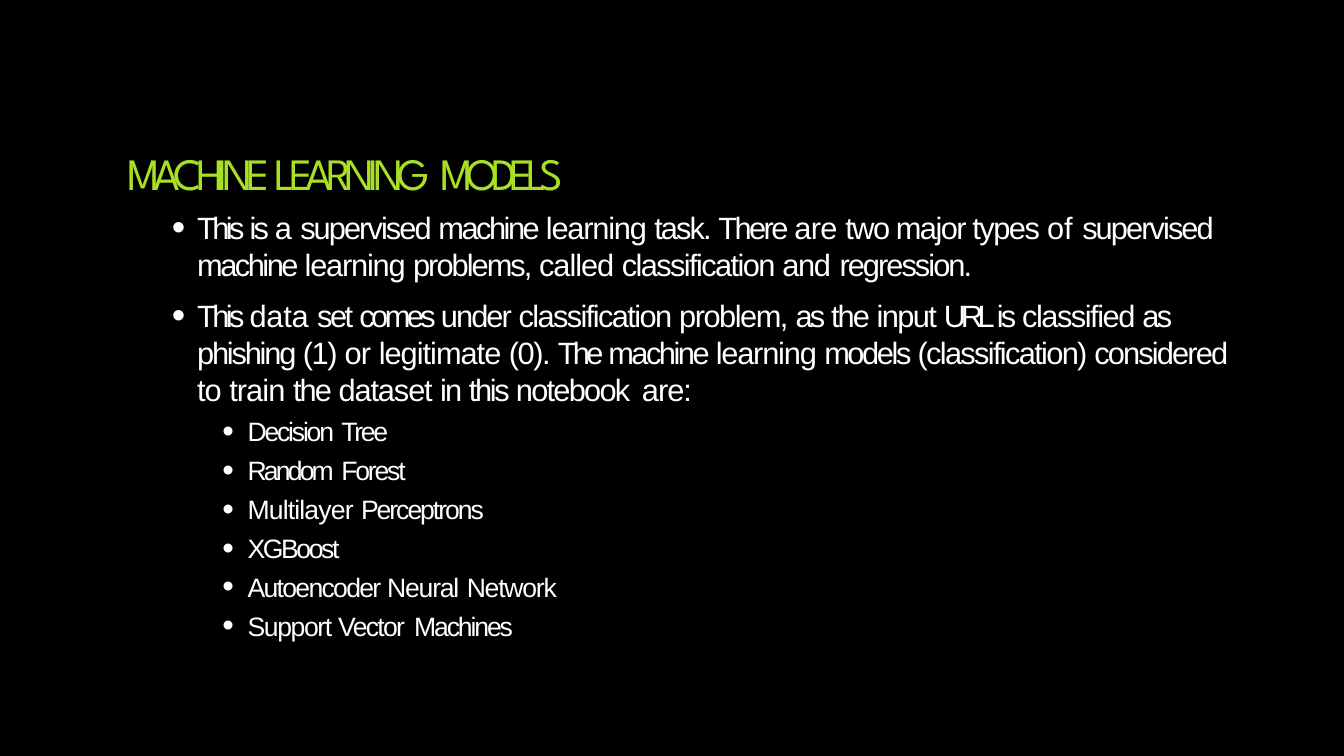
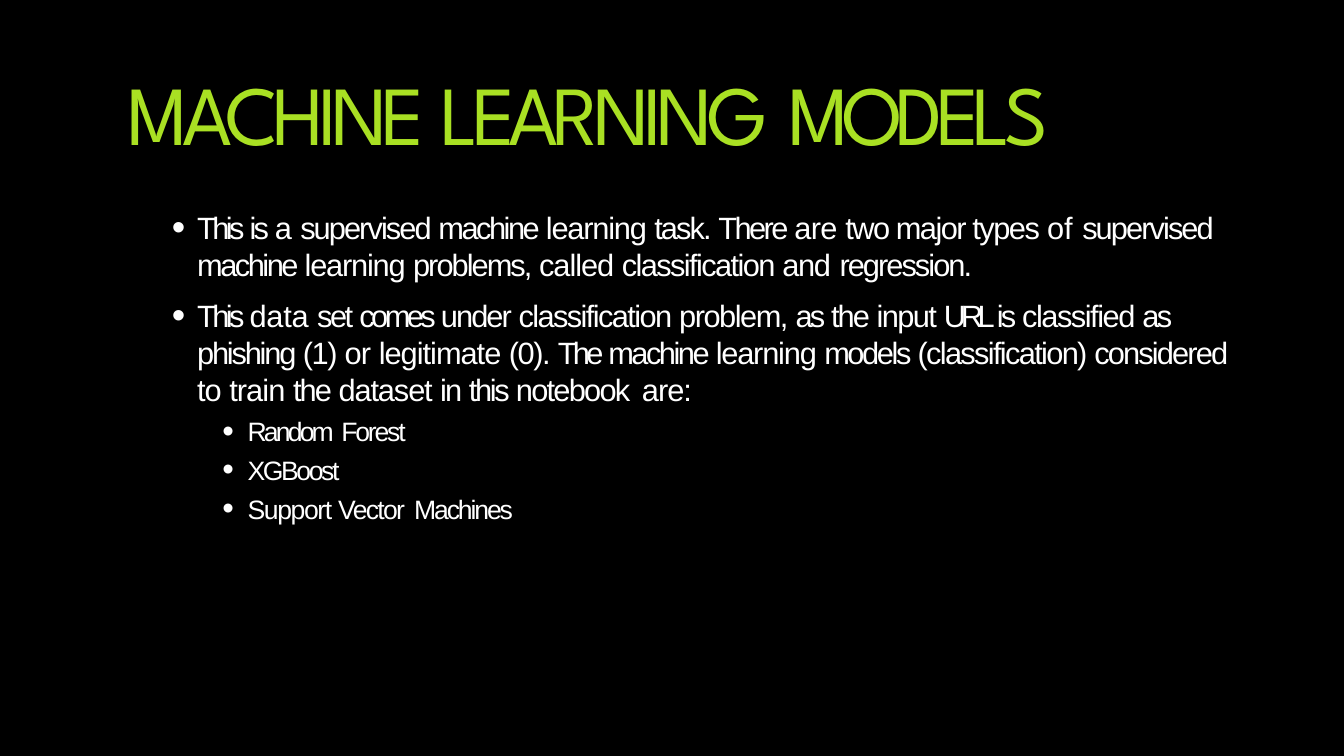
Before and after one commit to OvaizAli/Phishing-Website-Detection-by-Machine-Learning-Techniques, a slide deck: slide 9 of Phishing Website Detection by Machine Learning Techniques.pptx. Drawn at 1344x756 pixels with LibreOffice and Linux fonts; fonts in the diff are those of the drawing; background and template pictures are left out. Boxes give left, top, right and bottom in pixels: in the first picture for what was removed or moved away, otherwise in the second. Text is boxed around its words. In the diff, an @@ line names an element or a change of style, - is before the commit and + after.

Commit message:
PPT Update

```diff
--- a/Phishing Website Detection by Machine Learning Techniques.pptx
+++ b/Phishing Website Detection by Machine Learning Techniques.pptx
@@ title "MACHINE LEARNING MODELS": place and size @@
-title "MACHINE LEARNING MODELS" at bbox=[127, 160, 563, 191]
+title "MACHINE LEARNING MODELS" at bbox=[127, 88, 1048, 146]
@@ title "MACHINE LEARNING MODELS" at bbox=[127, 88, 1048, 146]: size 32 to 60 pt @@
@@ text at bbox=[248, 421, 388, 442]: paragraph removed @@
-  • Decision Tree
@@ text at bbox=[248, 499, 484, 524]: paragraph removed @@
-  • Multilayer Perceptrons
@@ text at bbox=[248, 577, 557, 598]: paragraph removed @@
-  • Autoencoder Neural Network
```
Also in this commit, not shown: 11 other slides changed.
